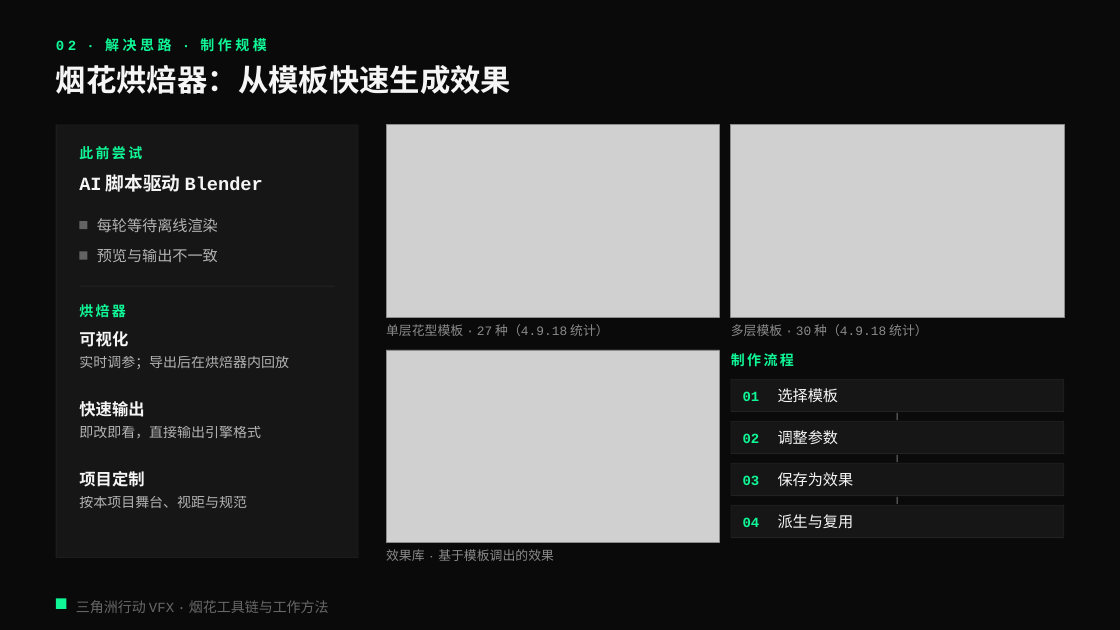
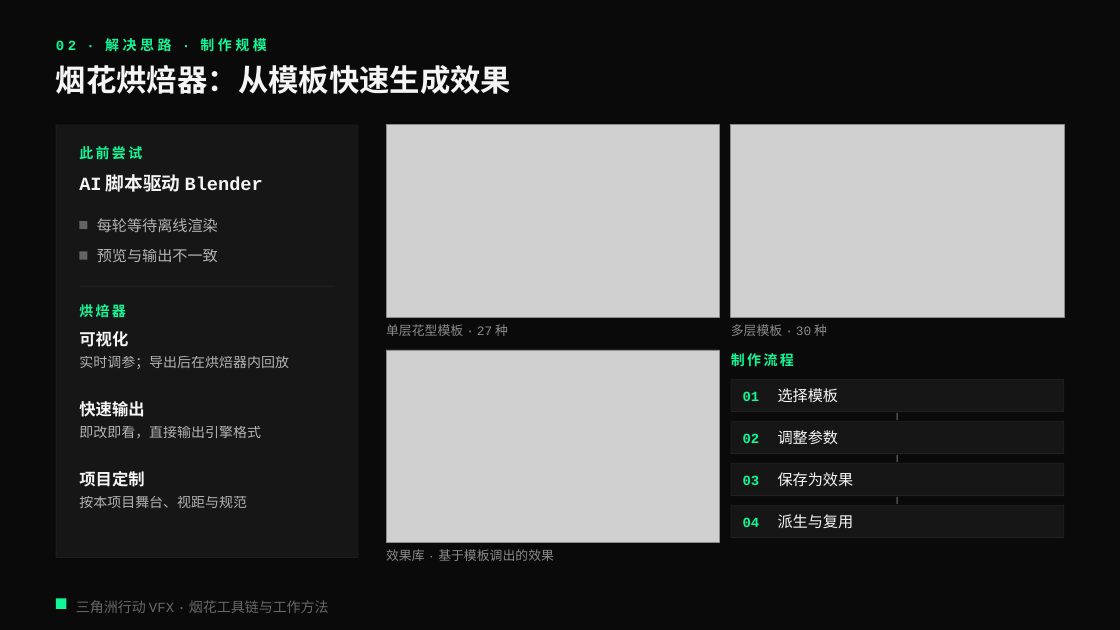
Before and after one commit to loccmaiii-lang/FireWorksLab, a slide deck: slide 5 of 协作/提示词/分享PPT交接_2026-10-29/第四版交付_云端/烟花秀AI全流程_第四版v2.pptx. Drawn at 1120x630 pixels with LibreOffice and Linux fonts; fonts in the diff are those of the drawing; grey boxes stand for pictures. Boxes give left, top, right and bottom in pixels: in the first picture for what was removed or moved away, otherwise in the second. Text is boxed around its words. In the diff, an @@ line names an element or a change of style, - is before the commit and + after.

```diff
--- a/协作/提示词/分享PPT交接_2026-10-29/第四版交付_云端/烟花秀AI全流程_第四版v2.pptx
+++ b/协作/提示词/分享PPT交接_2026-10-29/第四版交付_云端/烟花秀AI全流程_第四版v2.pptx
@@ text at (386, 324, 508, 336): text changed @@
-单层花型模板 · 27 种（4.9.18 统计）
+单层花型模板 · 27 种
@@ text at (731, 324, 827, 336): text changed @@
-多层模板 · 30 种（4.9.18 统计）
+多层模板 · 30 种
```
Also in this commit, not shown: 9 other slides changed, 10 other files.
